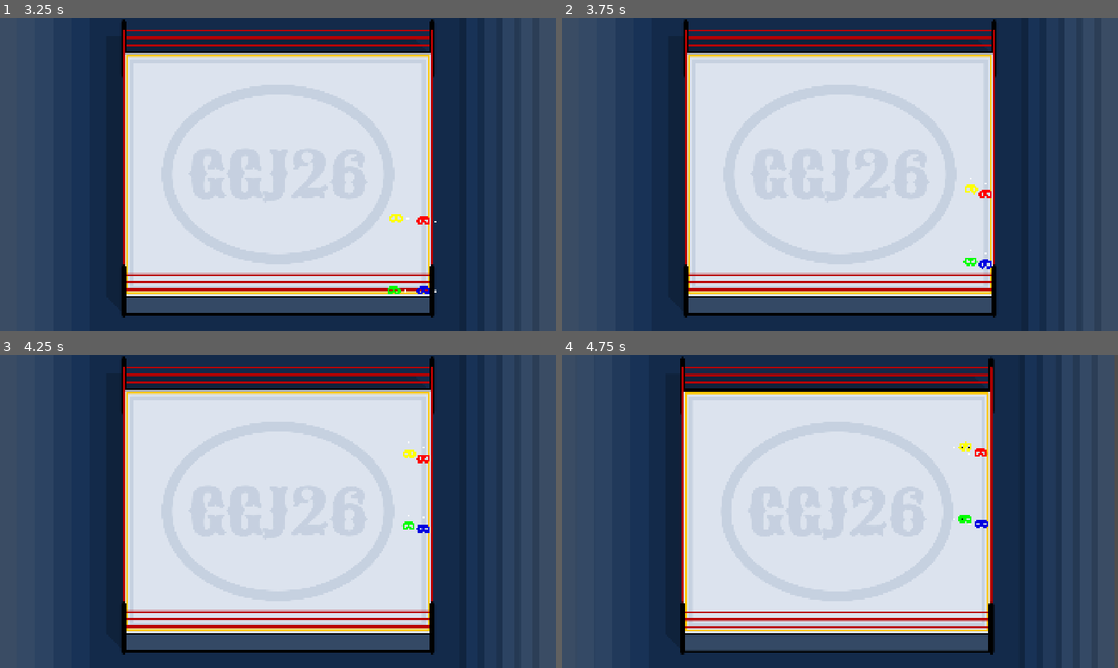
Above: before the commit, frames 1-4 (two rows, left to right).
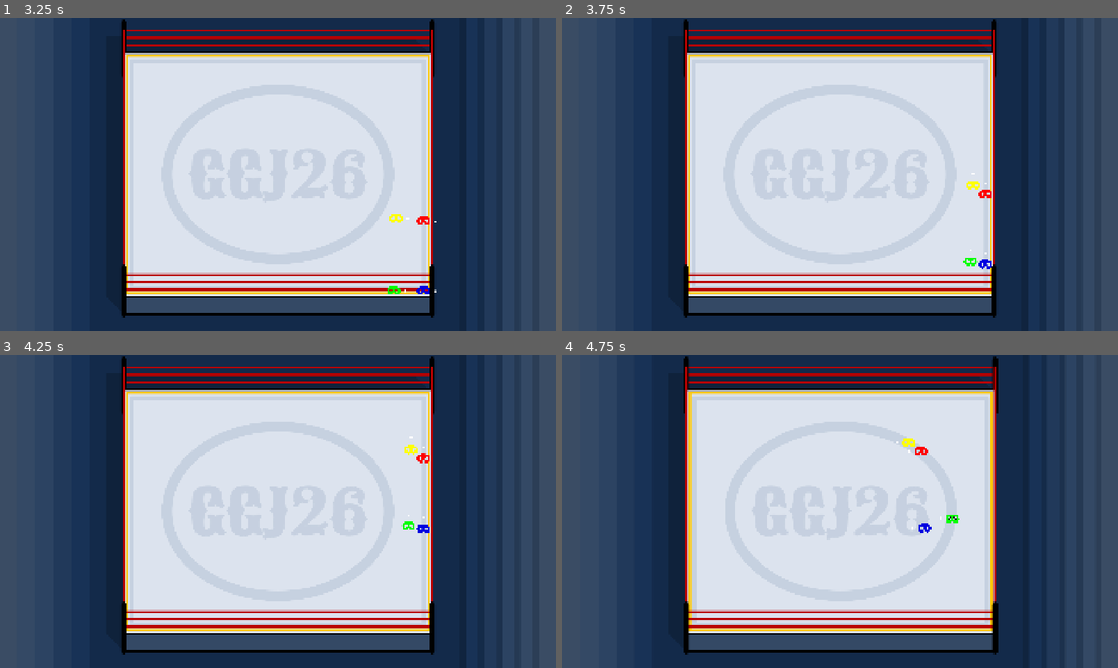
Above: after the commit, the same moments.

Repository: DeepRestGames/global-game-jam-2026
Game: Godot game, scene res://Scenes/main_menu.tscn
Same seed, same stepped clock (60 frames per second), same inputs: the game is played once before the commit and once after it. The engine's default icon, where the game draws it, is replaced by a stand-in: a white triangle on a blue panel in a dark square.
Inputs (mouse positions are in pixels of both pictures, inside the frame that each line leads up to):
- Up to frame 1 (3.25 s): click "Start" at 0.5 s; tap Enter at 1.25 s; move the mouse to (400, 158) at 1.27 s; press the mouse at (400, 158) at 1.28 s; hold D (move_right) 1.28-2.03 s; move the mouse to (166, 190) at 2.02 s; release the mouse at (166, 190) at 2.03 s; hold S (move_down) 2.03-2.78 s; click (166, 190) at 2.1 s; move the mouse to (333, 105) at 2.77 s; press the mouse at (333, 105) at 2.78 s; hold D (move_right) from 2.78 s (still down)
- Up to frame 2 (3.75 s): move the mouse to (812, 237) at 3.52 s; release D (move_right) at 3.53 s; release the mouse at (812, 237) at 3.53 s; hold W (move_up) from 3.53 s (still down); click (812, 237) at 3.6 s
- Up to frame 3 (4.25 s): keep holding W (move_up)
- Up to frame 4 (4.75 s): move the mouse to (1006, 558) at 4.27 s; release W (move_up) at 4.28 s; press the mouse at (1006, 558) at 4.28 s; hold A (move_left) from 4.28 s (still down)

Frame 1 is identical in both runs. In frame 2, less than 0.1% of the frame differs, in the area x 72-77%, y 49-80%; in frame 3, less than 0.1%; in frame 4, 6.3%, in the area x 21-79%, y 0-96%.

Commit message:
Configure normal screenshake

Diff:
--- a/global-game-jam-2026/Scenes/player/player.tscn
+++ b/global-game-jam-2026/Scenes/player/player.tscn
@@ -27,6 +27,7 @@
 
 [node name="AttackArea" type="Area2D" parent="." unique_id=1992181612]
 collision_layer = 0
+monitorable = false
 
 [node name="Sprite2D" type="Sprite2D" parent="AttackArea" unique_id=344514588]
 scale = Vector2(0.05, 0.05)
--- a/global-game-jam-2026/scripts/environment/game_scene.gd
+++ b/global-game-jam-2026/scripts/environment/game_scene.gd
@@ -10,10 +10,11 @@
 #region Static Variables
 #endregion
 #region @export Variables
-@export var charge_attack_freeze_frame_duration: float = 0.5
-@export var charge_attack_freeze_frame_screenshake_amount: float = 0.5
-@export var charge_attack_freeze_frame_screenshake_interval: float = 0.05
-@export var charge_attack_screenshake_amount: float = 20
+@export var normal_attack_screenshake_amount: float = 10
+@export var heavy_attack_freeze_frame_duration: float = 0.5
+@export var heavy_attack_freeze_frame_screenshake_amount: float = 5
+@export var heavy_attack_freeze_frame_screenshake_interval: float = 0.05
+@export var heavy_attack_screenshake_amount: float = 20
 #endregion
 #region Regular Variables
 var players: Array
@@ -36,9 +37,12 @@
 #endregion
 #region Signal Handlers
 func _on_player_knocked_back(direction: Vector2):
-	freeze_frame(charge_attack_freeze_frame_duration)
-	screenshake_dir = direction.normalized()
-	screenshake_amount = charge_attack_screenshake_amount
+	camera_2d.shake(direction.normalized(), normal_attack_screenshake_amount)
+
+	# TODO: do these on heavy knockback
+	#freeze_frame(heavy_attack_freeze_frame_duration)
+	#screenshake_dir = direction.normalized()
+	#screenshake_amount = heavy_attack_screenshake_amount
 
 
 func _on_freeze_frame_timer_timeout() -> void:
@@ -59,13 +63,8 @@
 	get_tree().paused = true
 	freeze_frame_tween = create_tween()
 	freeze_frame_tween.set_loops()
-	freeze_frame_tween.tween_callback(camera_2d.shake.bind(Vector2.ZERO, charge_attack_freeze_frame_screenshake_amount))
-	freeze_frame_tween.tween_interval(charge_attack_freeze_frame_screenshake_interval)
+	freeze_frame_tween.tween_callback(camera_2d.shake.bind(Vector2.ZERO, heavy_attack_freeze_frame_screenshake_amount))
+	freeze_frame_tween.tween_interval(heavy_attack_freeze_frame_screenshake_interval)
 
 	freeze_frame_timer.start(duration)
-
-
-func _set_player_input_active(value: bool):
-	for player in players:
-		player.set_input_active(value)
 #endregion
--- a/global-game-jam-2026/scripts/player/player.gd
+++ b/global-game-jam-2026/scripts/player/player.gd
@@ -69,16 +69,13 @@
 #endregion
 #region Signal Handlers
 func _on_attack_area_body_entered(body: Node2D) -> void:
-	if body is Player and body != self:
-		var direction = (attack_area.global_position - global_position).normalized()
-		hit.emit(direction)
-		body.get_hit(direction)
+	if body is not Player or body == self: return
+
+	var direction = (attack_area.global_position - global_position).normalized()
+	hit.emit(direction)
+	body.get_hit(direction)
 #endregion
 #region Regular Methods
-func set_input_active(value: bool):
-	_is_input_active = value
-
-
 func get_hit(direction):
 	knocked_back.emit(direction)
 	_is_stunned = true
